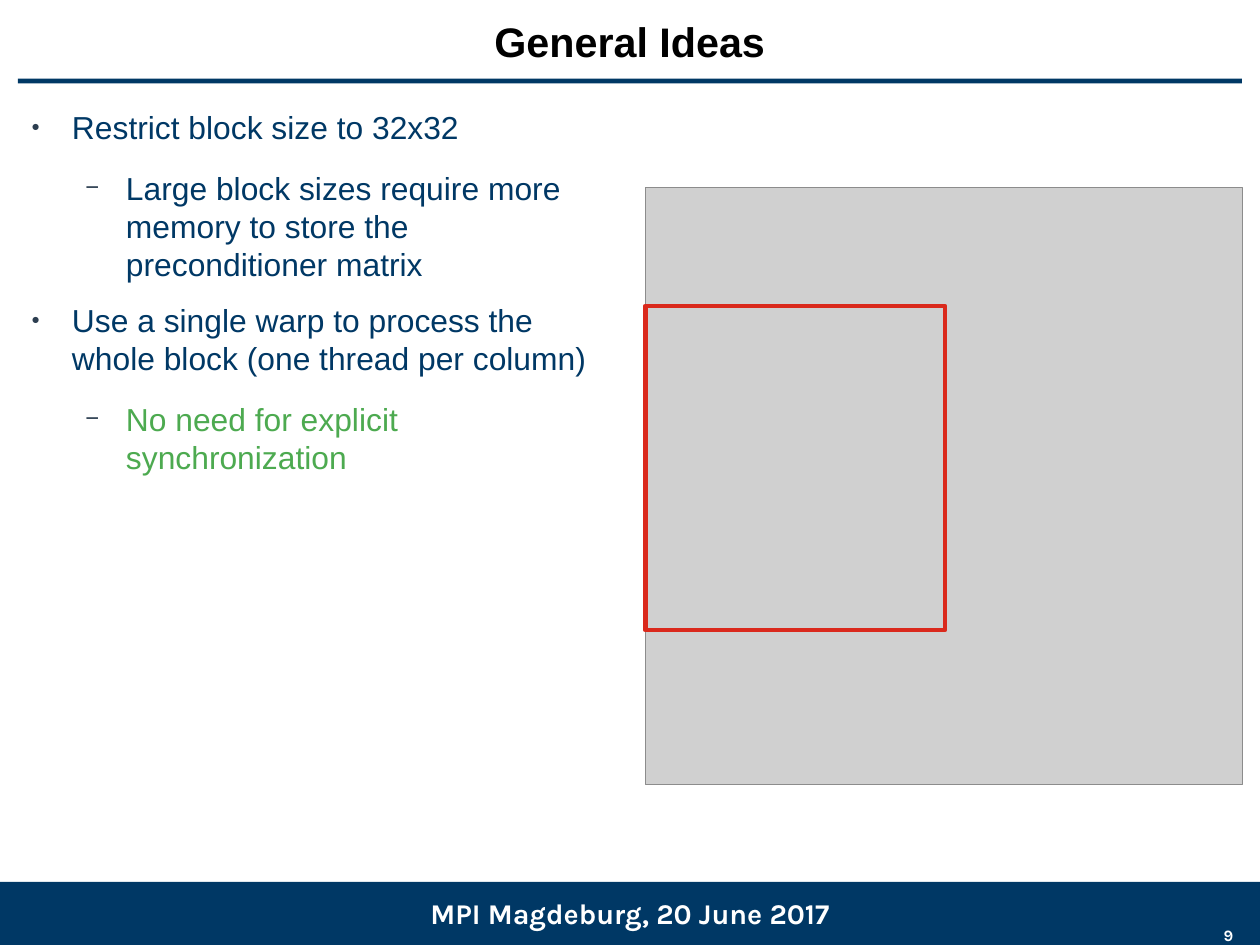
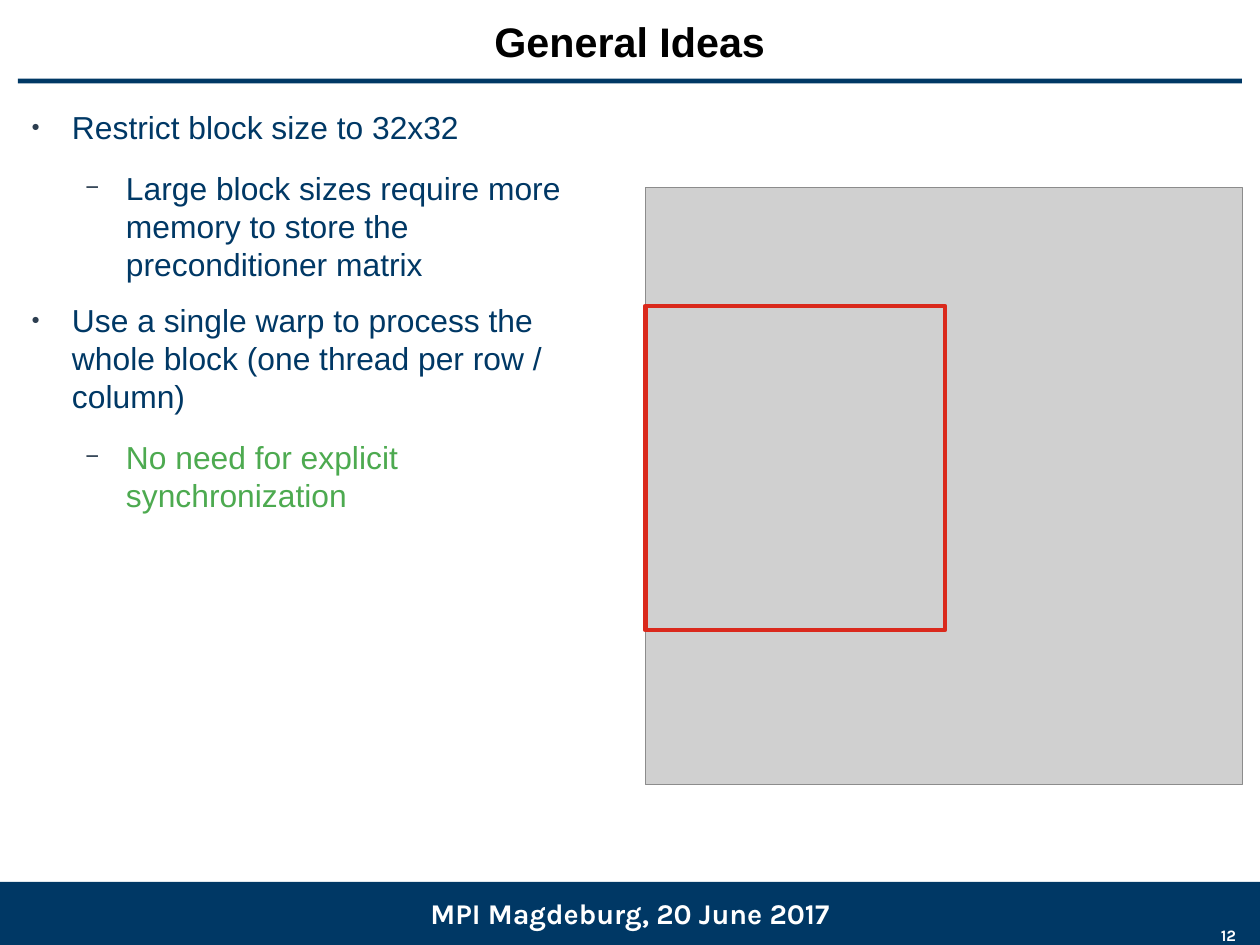
Before and after one commit to gflegar/talks, a slide deck: slide 12 of mpi_magdeburg_2017_06/slides.odp (slide 9 before the commit). Drawn at 1260x945 pixels with LibreOffice and Linux fonts; fonts in the diff are those of the drawing; grey boxes stand for pictures; background and template pictures are left out. Boxes give left, top, right and bottom in pixels: in the first picture for what was removed or moved away, otherwise in the second. Text is boxed around its words. In the diff, an @@ line names an element or a change of style, - is before the commit and + after.

Commit message:
Finish text for MPI

```diff
--- a/mpi_magdeburg_2017_06/slides.odp
+++ b/mpi_magdeburg_2017_06/slides.odp
@@ text at (72,309,533,414): text changed @@
-● Use a single warp to process the whole block (one thread per column)
+● Use a single warp to process the whole block (one thread per row / column)
@@ page number at (1221,930,1236,941): text changed @@
-9
+12
```
Also in this commit, not shown: 13 other slides changed, 3 slides added, 2 slides removed.
